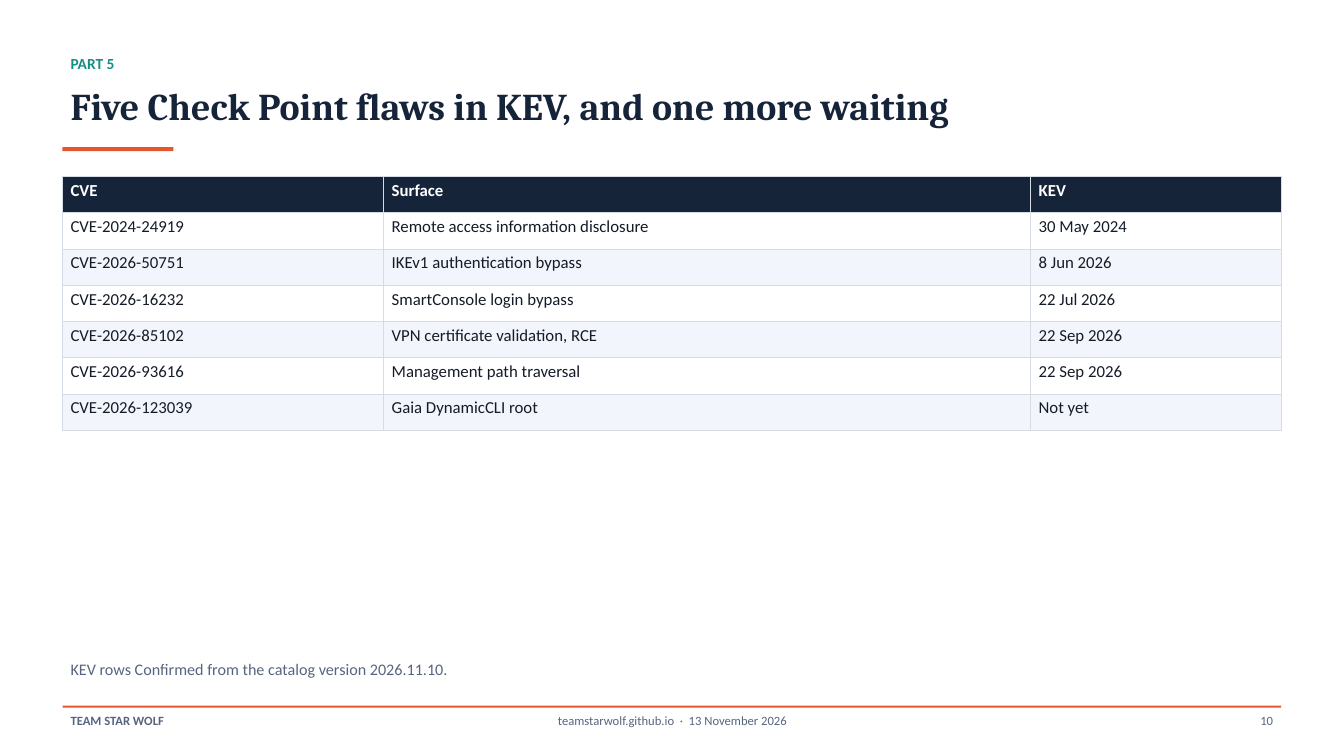
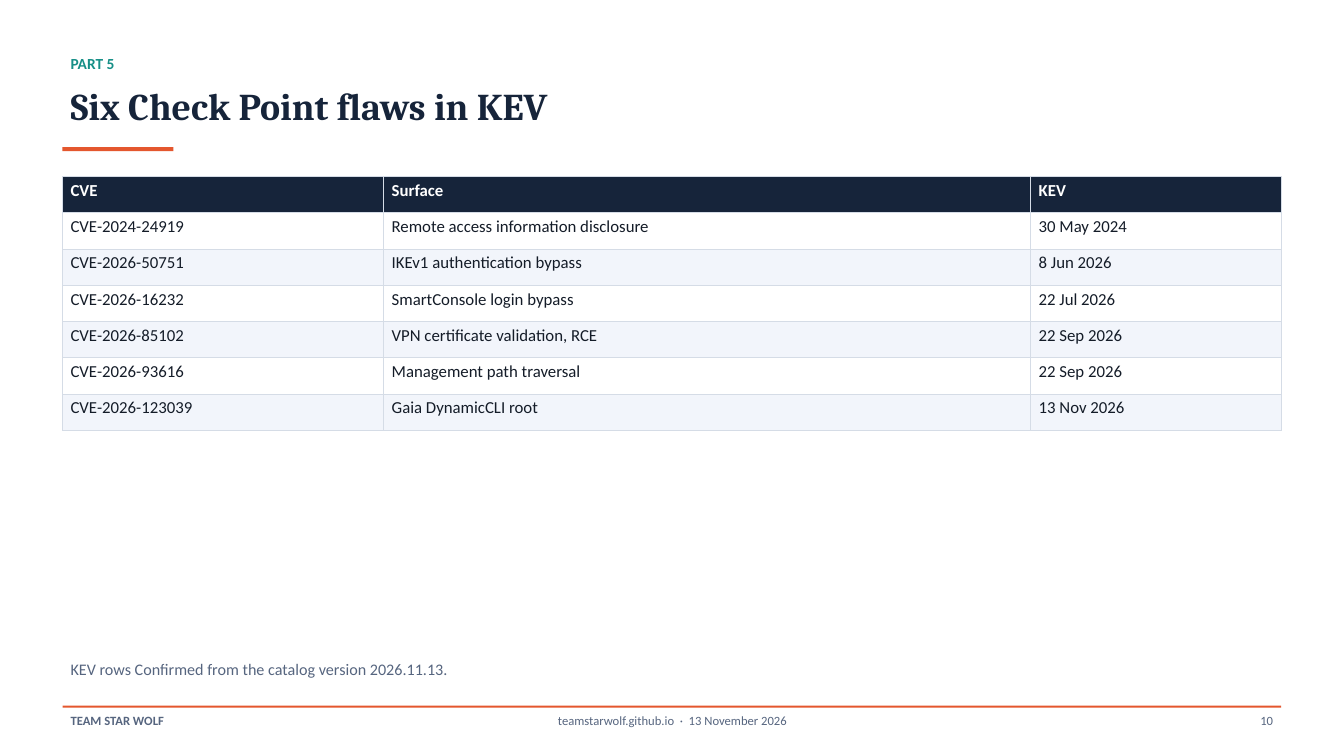
Before and after one commit to TeamStarWolf/TeamStarWolf, a slide deck: slide 10 of case-studies/slides/Check_Point_Gaia_CVE_2026_123039_Case_Study.pptx. Drawn at 1344x756 pixels with LibreOffice and Linux fonts; fonts in the diff are those of the drawing. Boxes give left, top, right and bottom in pixels: in the first picture for what was removed or moved away, otherwise in the second. Text is boxed around its words. In the diff, an @@ line names an element or a change of style, - is before the commit and + after.

```diff
--- a/case-studies/slides/Check_Point_Gaia_CVE_2026_123039_Case_Study.pptx
+++ b/case-studies/slides/Check_Point_Gaia_CVE_2026_123039_Case_Study.pptx
@@ text at [71, 93, 548, 121]: text changed @@
-Five Check Point flaws in KEV, and one more waiting
+Six Check Point flaws in KEV
@@ table at [63, 176, 1282, 431] @@
-row 7, column 3: Not yet
+row 7, column 3: 13 Nov 2026
@@ text at [71, 664, 448, 678]: text changed @@
-KEV rows Confirmed from the catalog version 2026.11.10.
+KEV rows Confirmed from the catalog version 2026.11.13.
```
Also in this commit, not shown: 1 other slide changed, 6 other files.
